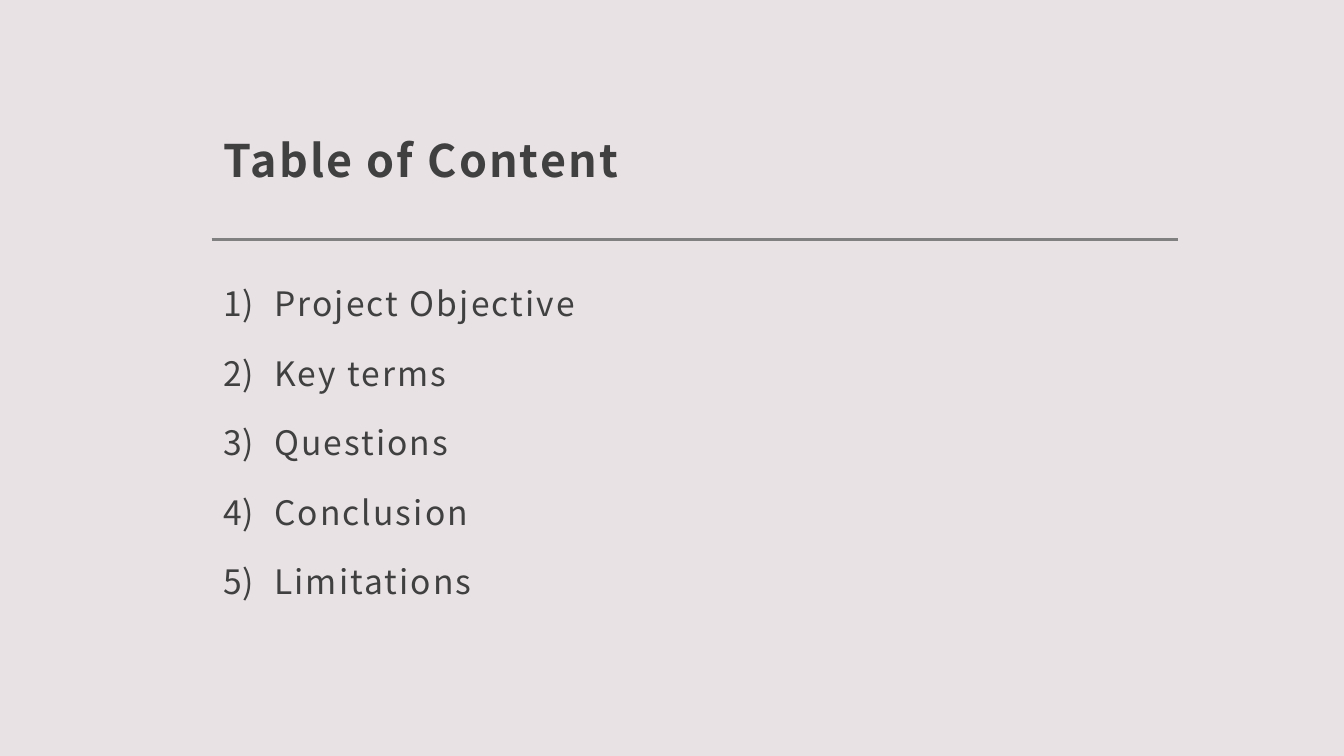
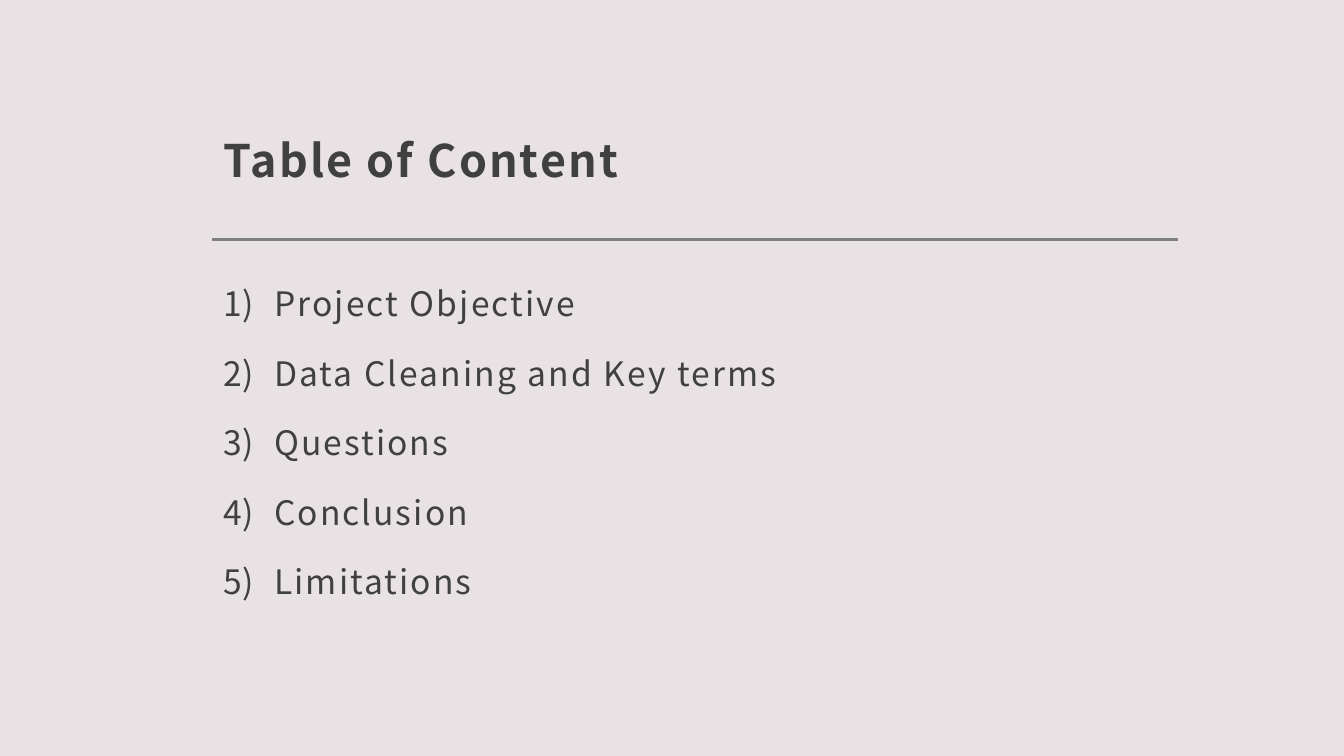
Before and after one commit to CasperPeh/HDB_Lifetime_Yield, a slide deck: slide 2 of Final Project presentation - Casper Peh.pptx. Drawn at 1344x756 pixels with LibreOffice and Linux fonts; fonts in the diff are those of the drawing. Boxes give left, top, right and bottom in pixels: in the first picture for what was removed or moved away, otherwise in the second. Text is boxed around its words. In the diff, an @@ line names an element or a change of style, - is before the commit and + after.

```diff
--- a/Final Project presentation - Casper Peh.pptx
+++ b/Final Project presentation - Casper Peh.pptx
@@ text at [274, 359, 776, 395]: text changed @@
-2) Key terms
+2) Data Cleaning and Key terms
```
Also in this commit, not shown: 3 slides added.
